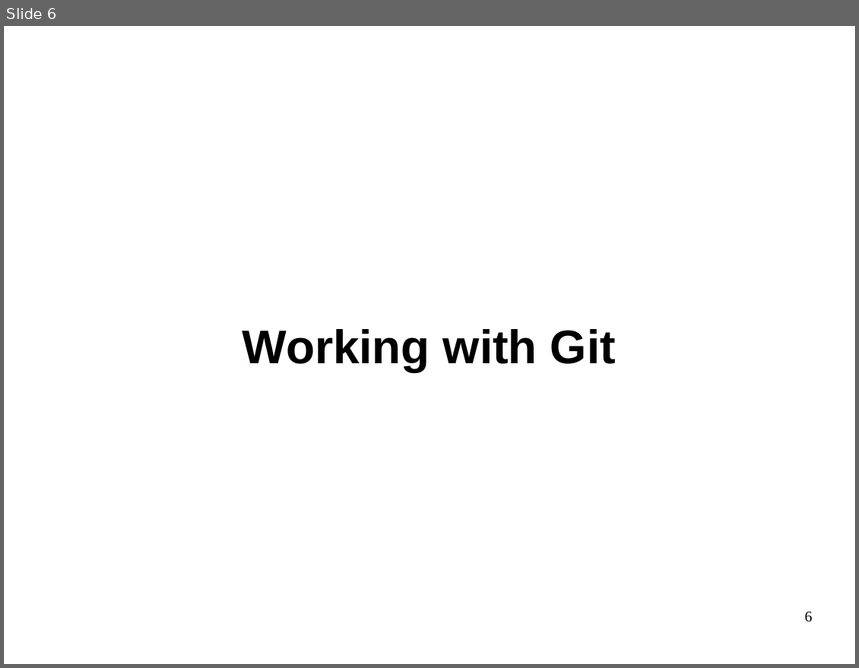
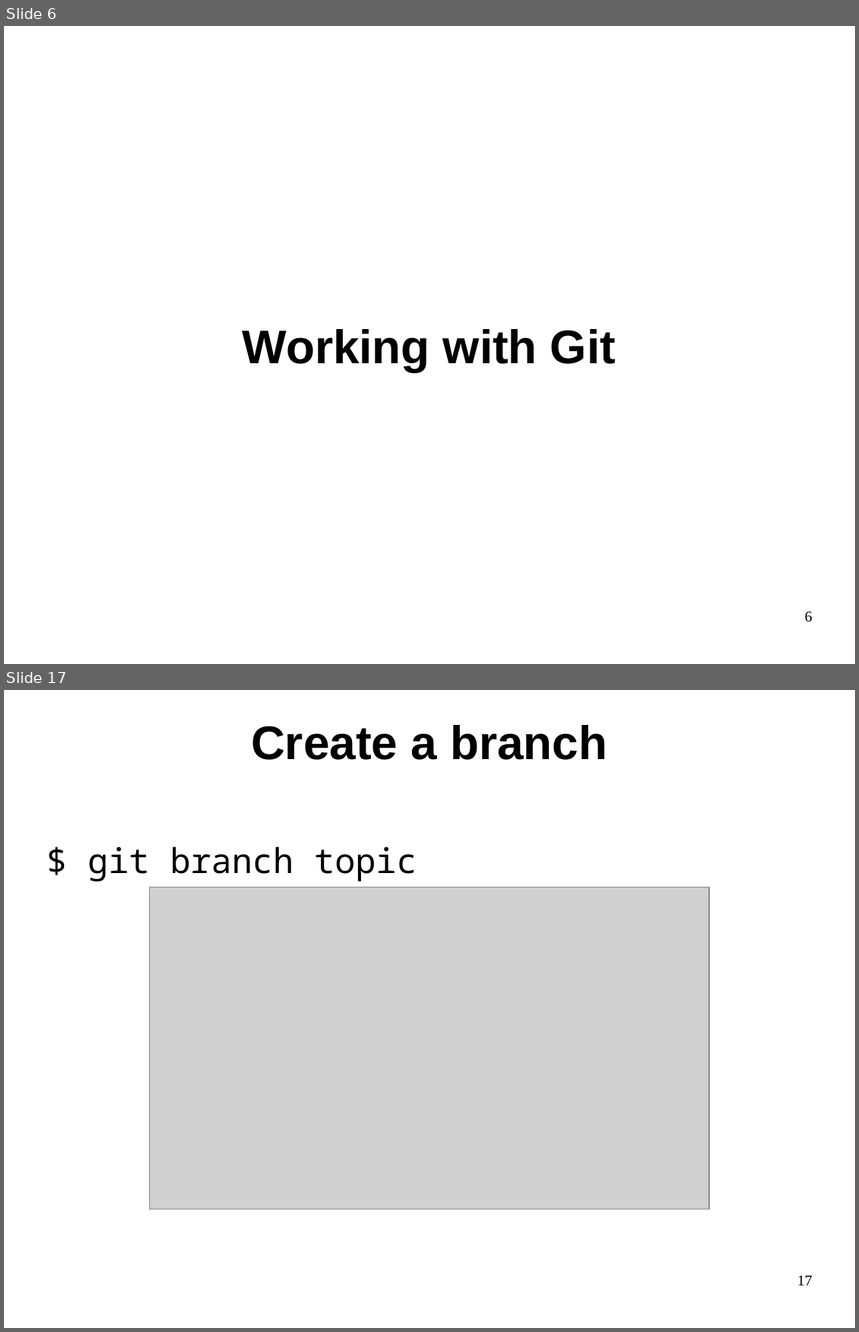
Before and after one commit to philpackmohr/git-paper, a slide deck: git-presentation.odp. Shown one above the other, each under a label of ours: slide 6 before the commit, slides 6 and 17 after it; the slides between them are not shown. The pictures are 859x668 and 859x1332 pixels, drawn with LibreOffice and Linux fonts; fonts in the diff are those of the drawing; grey boxes stand for pictures. Boxes give left, top, right and bottom in pixels: in the first picture for what was removed or moved away, otherwise in the second. Text is boxed around its words. In the diff, an @@ line names an element or a change of style, - is before the commit and + after.

```diff
--- a/git-presentation.odp
+++ b/git-presentation.odp
@@ slide 17 added at (x1=4, y1=690, x2=855, y2=1328), background #FFFFFF @@
@@ title added at (x1=251, y1=725, x2=607, y2=760), 44 pt, text #000000, bold @@
+Create a branch
@@ text added at (x1=88, y1=847, x2=417, y2=882), 32 pt, text #000000 @@
+$ git branch topic
@@ picture added at (x1=150, y1=888, x2=710, y2=1210) @@
@@ page number added at (x1=797, y1=1276, x2=813, y2=1286), 14 pt, text #000000 @@
+17
```
Also in this commit, not shown: 26 other slides added, 1 slide removed.
